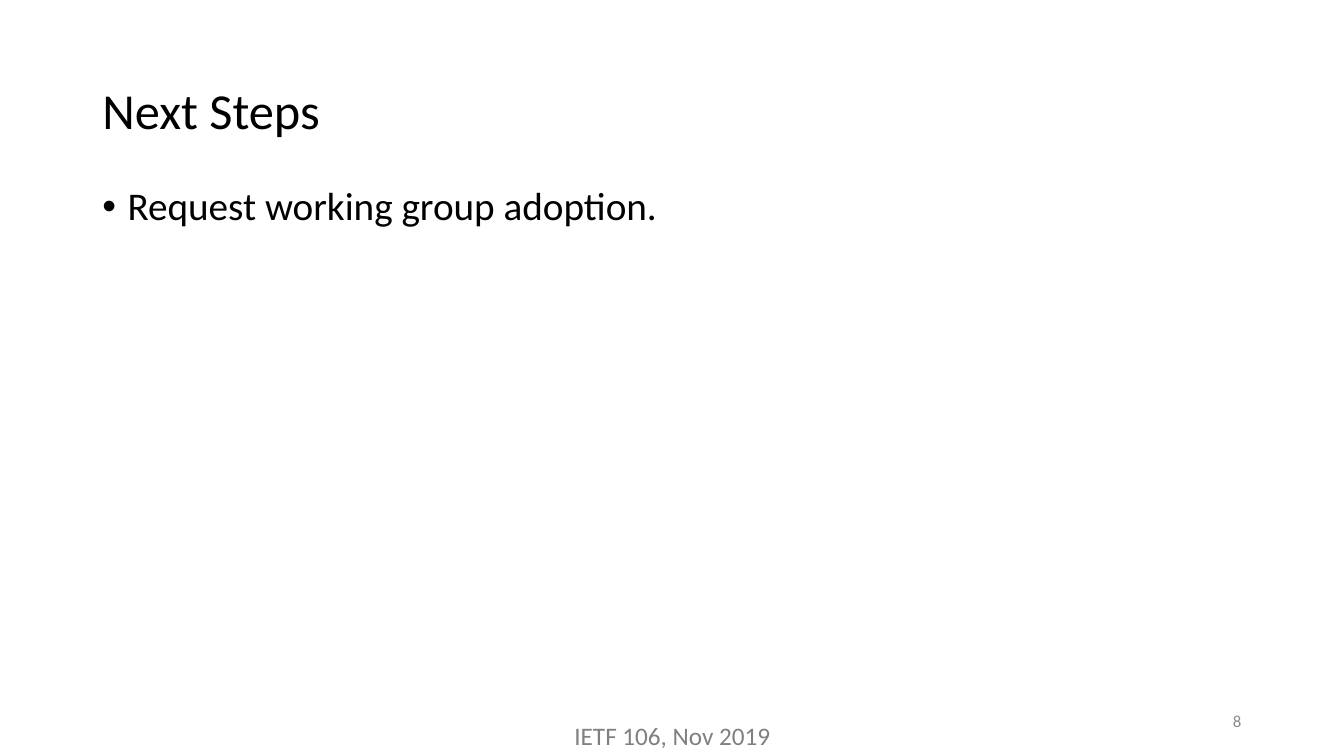
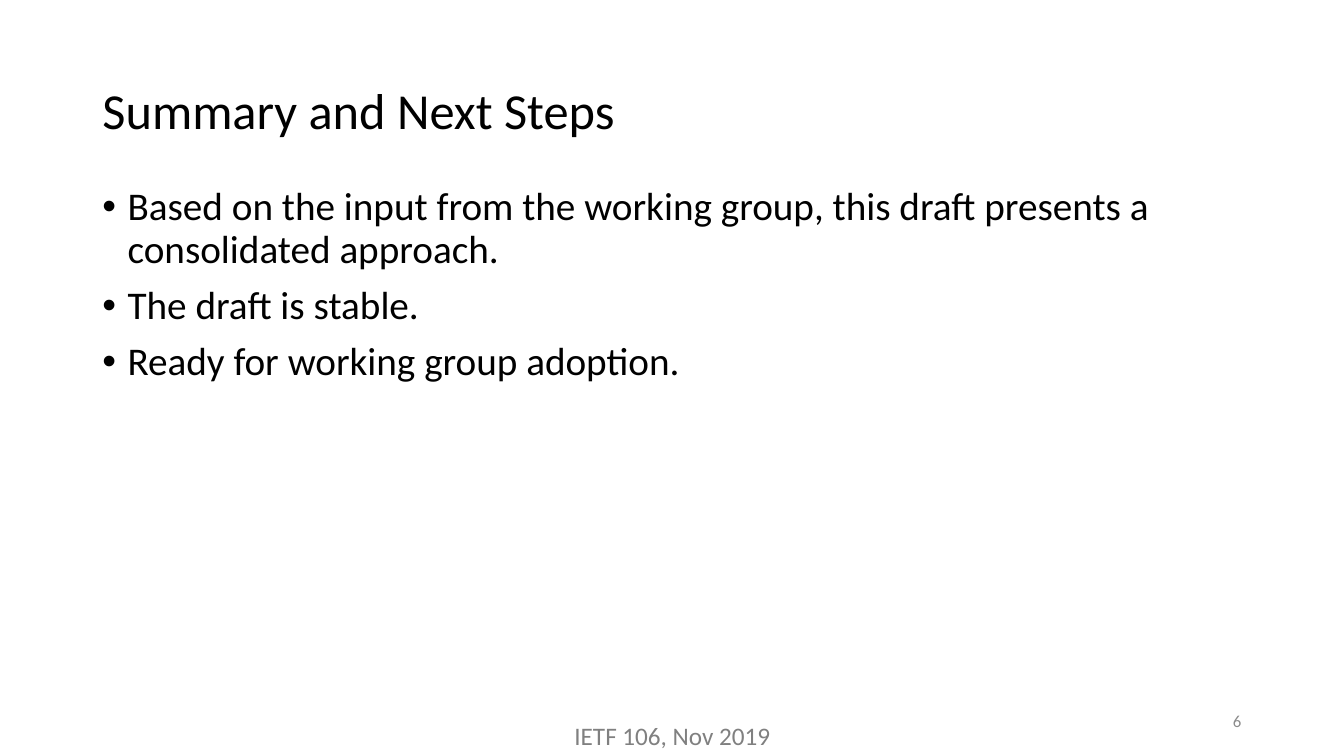
Before and after one commit to inband-oam/ietf, a slide deck: slide 6 of presentations/ippm-ioam-direct-exporting-ietf-106.pptx (slide 8 before the commit). Drawn at 1344x756 pixels with LibreOffice and Linux fonts; fonts in the diff are those of the drawing. Boxes give left, top, right and bottom in pixels: in the first picture for what was removed or moved away, otherwise in the second. Text is boxed around its words. In the diff, an @@ line names an element or a change of style, - is before the commit and + after.

```diff
--- a/presentations/ippm-ioam-direct-exporting-ietf-106.pptx
+++ b/presentations/ippm-ioam-direct-exporting-ietf-106.pptx
@@ title at box(102, 94, 614, 137): text changed @@
-Next Steps
+Summary and Next Steps
@@ text at box(128, 192, 1149, 382): text changed @@
-• Request working group adoption.
+• Based on the input from the working group, this draft presents a consolidated approach.
+• The draft is stable.
+• Ready for working group adoption.
@@ page number at box(1233, 716, 1241, 727): text changed @@
-8
+6
```
Also in this commit, not shown: 1 other slide changed, 4 slides removed.
